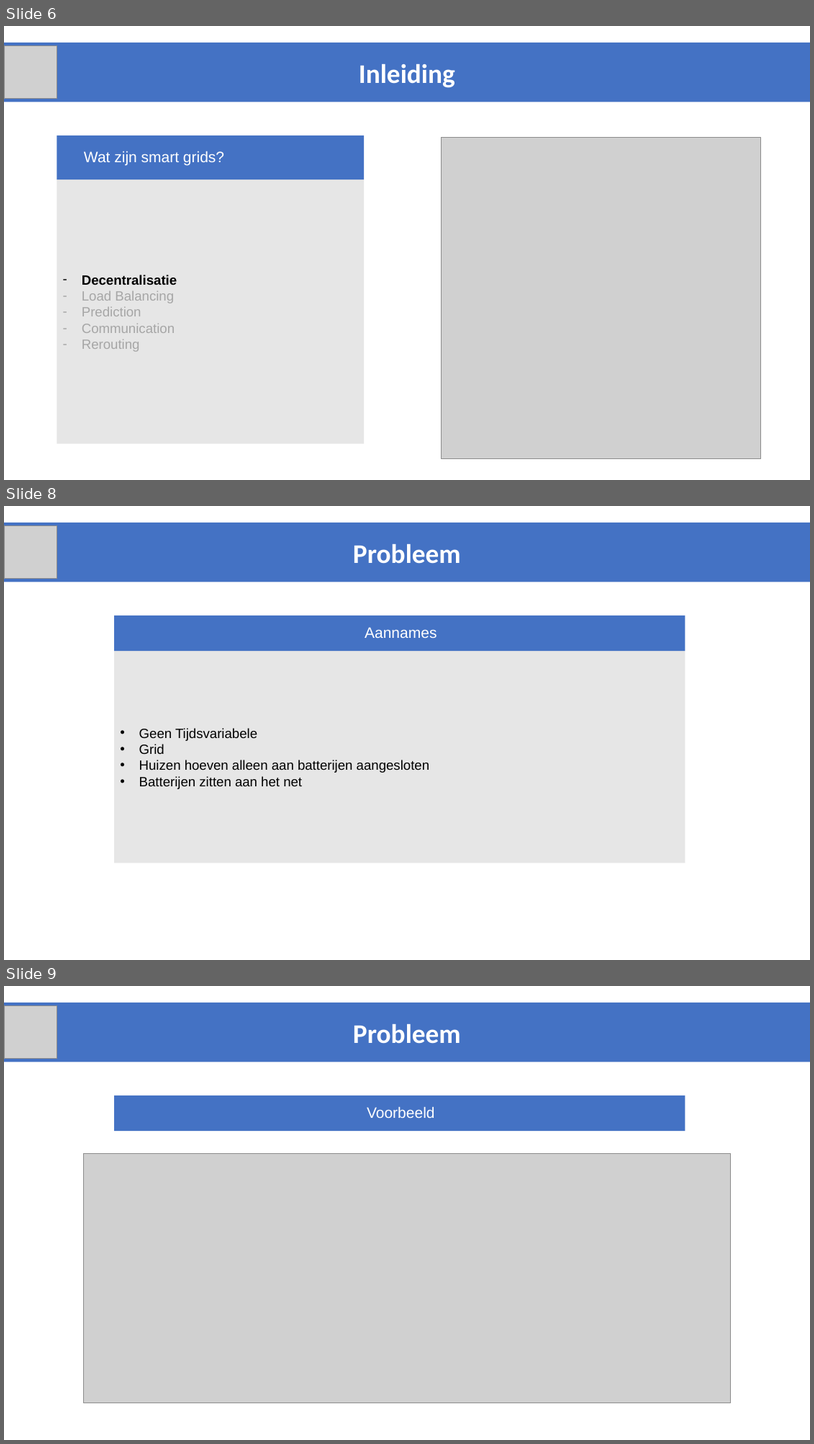
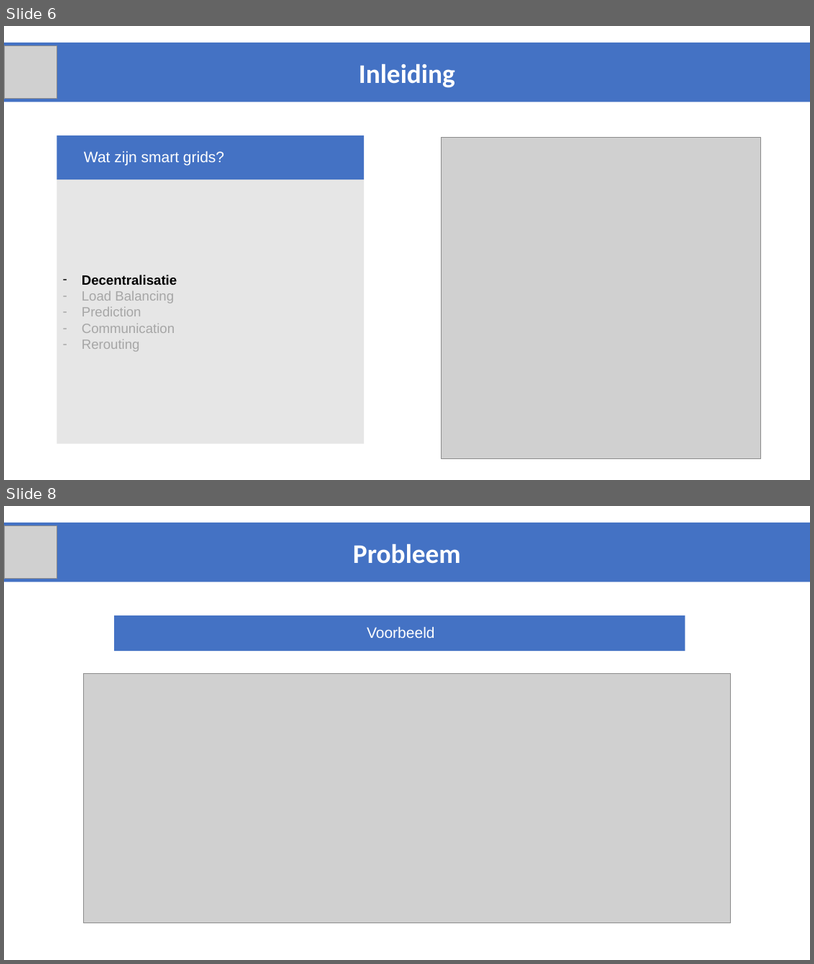
Before and after one commit to JappaB/Advanced-Heuristics, a slide deck: resultaten/Resultaten na goede Hillclimber/Smartgrids_2017_advancedHeuristics_VerdeniusBakker/Final Presentation.pptx. Shown one above the other, each under a label of ours: slides 6, 8 and 9 before the commit, slides 6 and 8 after it; the slides between them are not shown. The pictures are 814x1444 and 814x964 pixels, drawn with LibreOffice and Linux fonts; fonts in the diff are those of the drawing; grey boxes stand for pictures. Boxes give left, top, right and bottom in pixels: in the first picture for what was removed or moved away, otherwise in the second. Text is boxed around its words. In the diff, an @@ line names an element or a change of style, - is before the commit and + after.

```diff
--- a/resultaten/Resultaten na goede Hillclimber/Smartgrids_2017_advancedHeuristics_VerdeniusBakker/Final Presentation.pptx
+++ b/resultaten/Resultaten na goede Hillclimber/Smartgrids_2017_advancedHeuristics_VerdeniusBakker/Final Presentation.pptx
@@ slide 8 removed at (x1=4, y1=506, x2=810, y2=960), background #FFFFFF @@
@@ rectangle removed at (x1=4, y1=523, x2=810, y2=582) @@
-Probleem
@@ picture removed at (x1=4, y1=526, x2=57, y2=579) @@
@@ rectangle removed at (x1=114, y1=615, x2=685, y2=651) @@
-Aannames
@@ rectangle removed at (x1=114, y1=651, x2=685, y2=862) @@
-• Geen Tijdsvariabele
-• Grid
-• Huizen hoeven alleen aan batterijen aangesloten
-• Batterijen zitten aan het net
@@ what was slide 9 is now slide 8 @@
```
Also in this commit, not shown: 7 slides changed, 6 slides added, 4 other slides removed, 23 other files.
